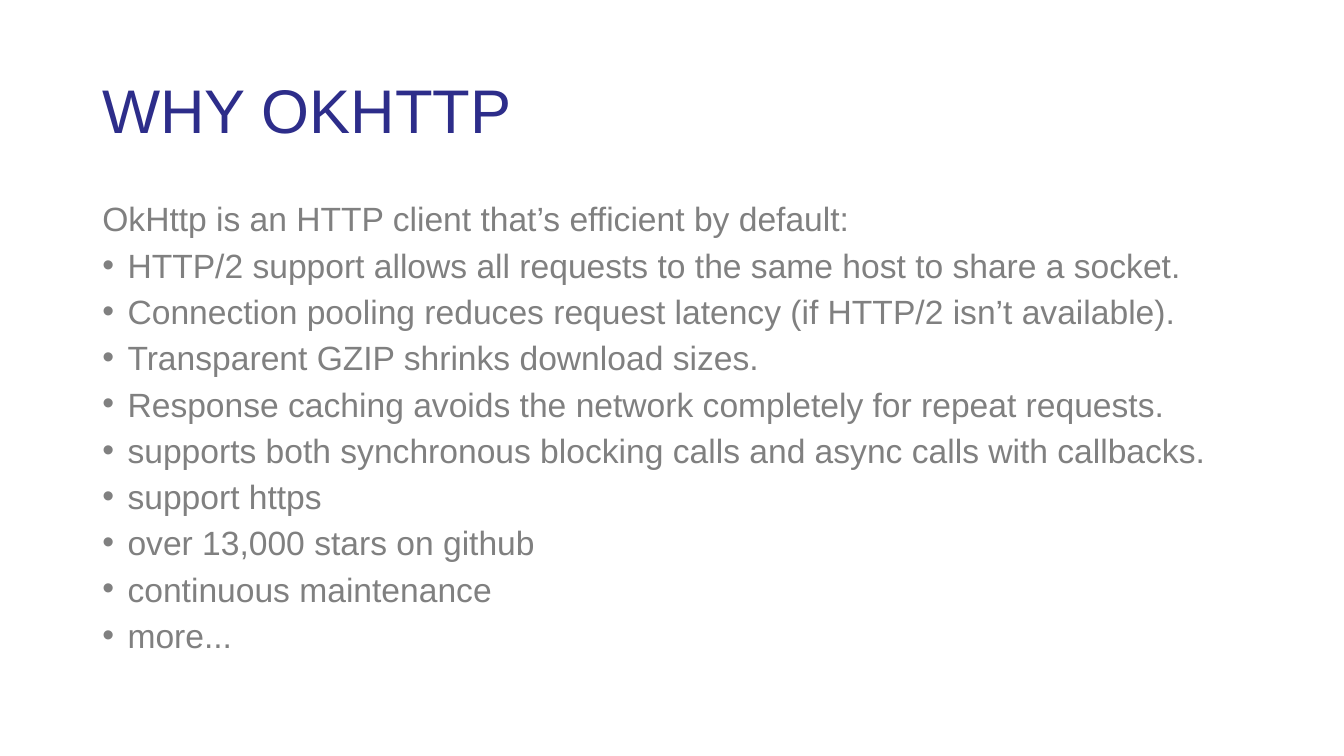
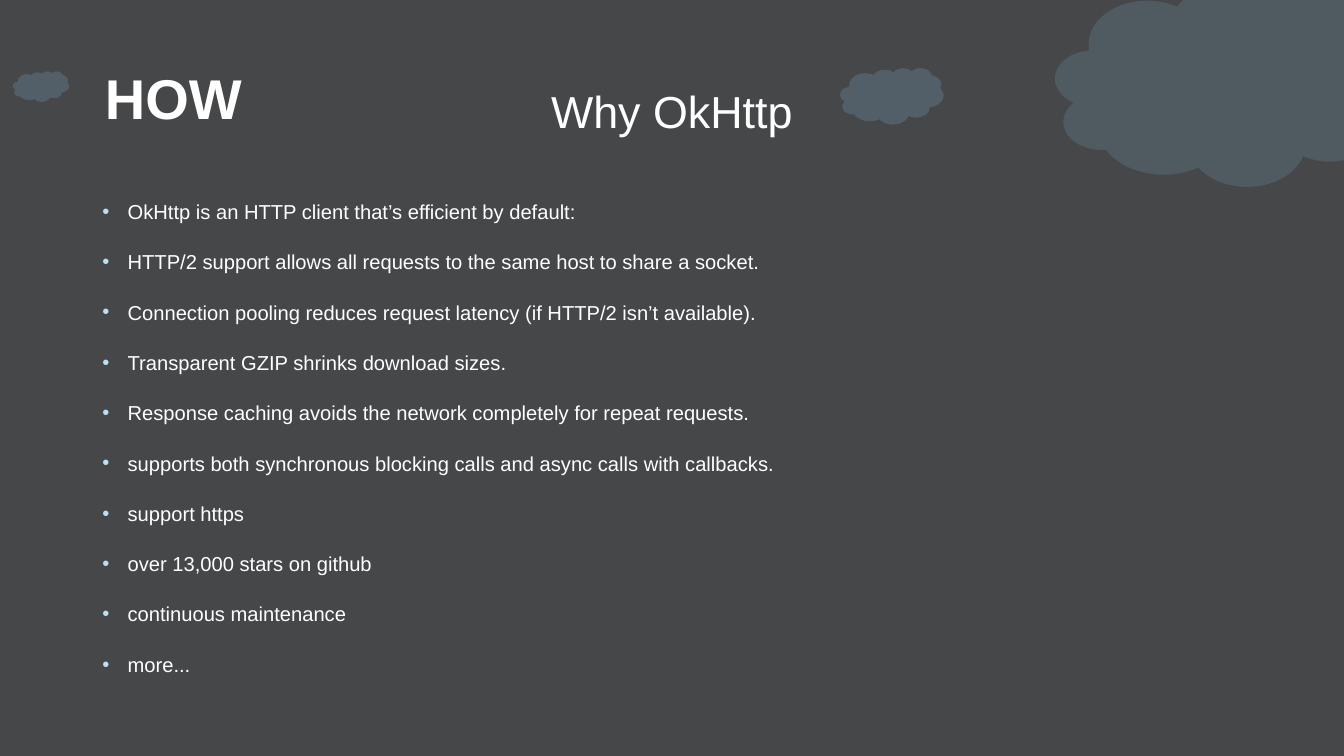
Before and after one commit to daisongsong1991/ppt, a slide deck: slide 21 of net_ppt.pptx (slide 20 before the commit). Drawn at 1344x756 pixels with LibreOffice and Linux fonts; fonts in the diff are those of the drawing; background and template pictures are left out. Boxes give left, top, right and bottom in pixels: in the first picture for what was removed or moved away, otherwise in the second. Text is boxed around its words. In the diff, an @@ line names an element or a change of style, - is before the commit and + after.

```diff
--- a/net_ppt.pptx
+++ b/net_ppt.pptx
@@ background #FFFFFF to picture (left out) @@
@@ freeform shape added at (1056,0,1344,188), fill #8EC9EE at 15% opacity @@
@@ cloud added at (13,72,70,102), fill #8EC9EE at 19% opacity @@
@@ text added at (105,80,242,120), 40 pt, text #FFFFFF, bold @@
+HOW
@@ cloud added at (840,68,944,124), fill #8EC9EE at 19% opacity @@
@@ text at (551,95,792,137): text changed; size 44 to 32 pt; text colour #2D2D8A to #FFFFFF @@
-WHY OKHTTP
+Why OkHttp
@@ text "OkHttp is an HTTP client ...": place and size @@
-text "OkHttp is an HTTP client ..." at (102,206,1204,648)
+text "OkHttp is an HTTP client ..." at (128,204,773,672)
@@ text "OkHttp is an HTTP client ..." at (128,204,773,672): size 24 to 14.4 pt, text colour #808080 to #FFFFFF; bullet none to •; line spacing 0.8 to 1.5 @@
```
Also in this commit, not shown: 15 other slides changed, 5 slides added, 4 slides removed.
